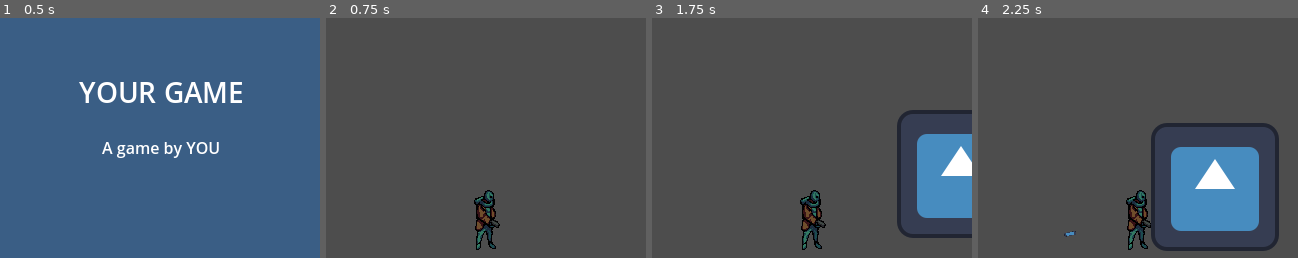
Above: before the commit, frames 1-4 (left to right).
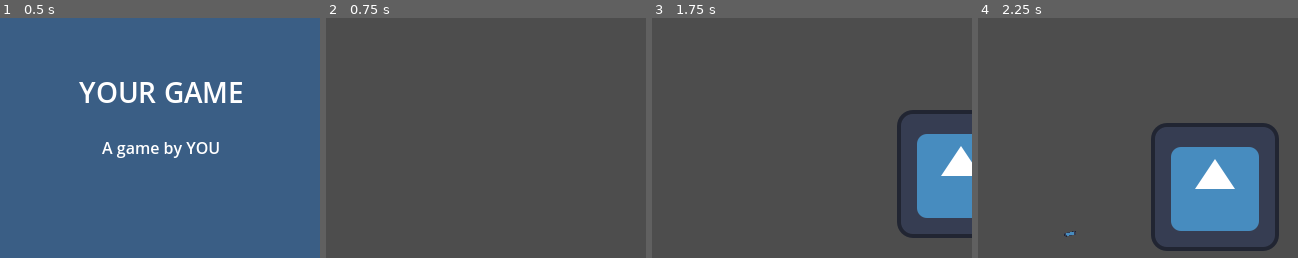
Above: after the commit, the same moments.

Repository: Maoaii/Descent-into-Survival
Game: Godot game, scene res://scenes/main_menu/main_menu.tscn
Two runs of this game, one before a commit and one after it. Both use one fixed random seed, a clock stepped at 60 frames per second and the inputs below. The engine's default icon, where the game draws it, is replaced by a stand-in: a white triangle on a blue panel in a dark square. Sound files missing from this copy of the repository are replaced by a short silence.
Inputs (mouse positions are % of the whole screen's width and height, from its top left):
- Up to frame 1 (0.5 s): no input
- Up to frame 2 (0.75 s): click "Start" at 0.5 s
- Up to frame 3 (1.75 s): tap Enter at 1.25 s; move the mouse to (72, 45) at 1.27 s; hold D (move_right) from 1.28 s (still down); tap W (move_up) at 1.35, 1.52 s
- Up to frame 4 (2.25 s): keep holding D (move_right); tap W (move_up) at 1.82 s; move the mouse to (30, 55) at 2.02 s; click (30, 55) at 2.1 s
The pictures show only the part of the screen within x 25-75%, y 8-58%; the shares and areas given below are measured in that part.

Frame 1 is identical in both runs. In frame 2, 1.2% of the frame differs, in the area x 46-55%, y 71-97%; in frame 3, 1.2%; in frame 4, 1.2%.
Error after the commit: Cannot call method 'play' on a null value. (res://scenes/players/player_top_down.gd:153)

Commit message:
new animations

Diff:
--- a/project.godot
+++ b/project.godot
@@ -16,6 +16,10 @@
 config/features=PackedStringArray("4.1", "Forward Plus")
 config/icon="res://assets/icon.png"
 
+[aseprite_importers]
+
+aseprite_executable_path="/Applications/Aseprite.app/Contents/MacOS/aseprite"
+
 [autoload]
 
 Dialogue="*res://scenes/autoloads/dialogue.tscn"
@@ -29,6 +33,10 @@
 window/size/viewport_height=480
 window/stretch/mode="viewport"
 window/stretch/aspect="expand"
+
+[editor_plugins]
+
+enabled=PackedStringArray("res://addons/nklbdev.aseprite_importers/plugin.cfg")
 
 [input]
 
--- a/scenes/gameplay/gameplay.tscn
+++ b/scenes/gameplay/gameplay.tscn
@@ -13,6 +13,8 @@
 
 [sub_resource type="RectangleShape2D" id="RectangleShape2D_tm8i1"]
 size = Vector2(128, 126)
+
+[sub_resource type="TileSet" id="TileSet_nao6e"]
 
 [node name="Gameplay" type="Node2D"]
 script = ExtResource("1_thqv1")
@@ -46,3 +48,8 @@
 metadata/_edit_use_anchors_ = true
 
 [node name="SelectSfx" parent="." instance=ExtResource("4_7kf0b")]
+bus = &"Sound"
+
+[node name="TileMap" type="TileMap" parent="."]
+tile_set = SubResource("TileSet_nao6e")
+format = 2
--- a/scenes/players/player_top_down.gd
+++ b/scenes/players/player_top_down.gd
@@ -36,7 +36,8 @@
 @onready var shoot_cooldown_timer: Timer = $ShootCooldown
 
 var _state: int = States.IDLE
-var current_dir: Vector2
+var current_dir: Vector2 = Vector2.DOWN
+var last_dir: Vector2 = Vector2.DOWN
 var nearest_actionable
 
 func _ready() -> void:
@@ -70,21 +71,21 @@
 
 
 func _physics_process(delta: float) -> void:
-	var direction := Input.get_vector("move_left", "move_right", "move_up", "move_down").normalized()
+	current_dir = Input.get_vector("move_left", "move_right", "move_up", "move_down").normalized()
 
-	if direction:
+	if current_dir:
 		_state = States.RUNNING
-		current_dir = direction
+		last_dir = current_dir
 	else:
 		_state = States.IDLE
 
 	if has_acceleration:
-		if direction.length() == 0.0:
+		if current_dir.length() == 0.0:
 			velocity = velocity.move_toward(Vector2.ZERO, deacceleration * delta * speed)
 		else:
-			velocity = velocity.move_toward(direction * speed, acceleration * delta * speed)
+			velocity = velocity.move_toward(current_dir * speed, acceleration * delta * speed)
 	else:
-		velocity = direction * speed
+		velocity = current_dir * speed
 
 	if not action_timer.is_stopped():
 		_state = States.INTERACTING
@@ -128,15 +129,28 @@
 		interactable_collider.rotation = PI/2
 
 func update_sprite() -> void:
+	print("Current dir: (" + str(current_dir.x) + ", " + str(current_dir.y) + ")")
+	print("Last dir: (" + str(last_dir.x) + ", " + str(last_dir.y) + ")")
 	if current_dir.x < 0: # Moving left
-		sprite.play("idle_left")
+		sprite.play("RunLeft")
 	elif current_dir.x > 0: # Moving right
-		sprite.play("idle_right")
+		sprite.play("RunRight")
+
 
 	if current_dir.y < 0: # Moving up
-		sprite.play("idle_back")
+		sprite.play("IdleBack")
 	elif current_dir.y > 0: # Moving down
-		sprite.play("idle_forward")
+		sprite.play("IdleFront")
+
+	if current_dir == Vector2.ZERO:
+		if last_dir.x < 0:
+			sprite.play("IdleLeft")
+		elif last_dir.x > 0:
+			sprite.play("IdleRight")
+		elif last_dir.y < 0:
+			sprite.play("IdleBack")
+		elif last_dir.y > 0:
+			sprite.play("IdleFront")
 
 func check_nearest_actionable() -> void:
 	var areas: Array[Area2D] = interactable_collider.get_overlapping_areas()
--- a/scenes/players/player_top_down.tscn
+++ b/scenes/players/player_top_down.tscn
@@ -1,46 +1,8 @@
-[gd_scene load_steps=10 format=3 uid="uid://m03vwsnrma2p"]
+[gd_scene load_steps=6 format=3 uid="uid://m03vwsnrma2p"]
 
 [ext_resource type="Script" path="res://scenes/players/player_top_down.gd" id="1_2l78q"]
 [ext_resource type="PackedScene" uid="uid://b8e5emsk0645y" path="res://scenes/pistol/bullet.tscn" id="2_6p7p2"]
-[ext_resource type="Texture2D" uid="uid://cefu07b2diteg" path="res://assets/player/protag back idle.png" id="2_772jl"]
-[ext_resource type="Texture2D" uid="uid://47u0ee4512bd" path="res://assets/player/protag forward idle.png" id="2_ft6ix"]
-[ext_resource type="Texture2D" uid="uid://jmoay6ux0h4u" path="res://assets/player/protag left idle.png" id="4_byvwo"]
-[ext_resource type="Texture2D" uid="uid://cbi1tyep31pxn" path="res://assets/player/protag right idle.png" id="5_rouou"]
-
-[sub_resource type="SpriteFrames" id="SpriteFrames_dtuvp"]
-animations = [{
-"frames": [{
-"duration": 1.0,
-"texture": ExtResource("2_772jl")
-}],
-"loop": true,
-"name": &"idle_back",
-"speed": 5.0
-}, {
-"frames": [{
-"duration": 1.0,
-"texture": ExtResource("2_ft6ix")
-}],
-"loop": true,
-"name": &"idle_forward",
-"speed": 5.0
-}, {
-"frames": [{
-"duration": 1.0,
-"texture": ExtResource("4_byvwo")
-}],
-"loop": true,
-"name": &"idle_left",
-"speed": 5.0
-}, {
-"frames": [{
-"duration": 1.0,
-"texture": ExtResource("5_rouou")
-}],
-"loop": true,
-"name": &"idle_right",
-"speed": 5.0
-}]
+[ext_resource type="PackedScene" uid="uid://niepur7b0l2i" path="res://assets/player/protag.aseprite" id="3_elxt2"]
 
 [sub_resource type="RectangleShape2D" id="RectangleShape2D_ffix3"]
 size = Vector2(24, 54)
@@ -62,9 +24,9 @@
 shoot_cooldown = 0.3
 action_time = 2
 
-[node name="AnimatedSprite2D" type="AnimatedSprite2D" parent="."]
-sprite_frames = SubResource("SpriteFrames_dtuvp")
-animation = &"idle_right"
+[node name="AnimatedSprite2D" parent="." instance=ExtResource("3_elxt2")]
+animation = &"IdleFront"
+frame_progress = 0.787673
 
 [node name="CollisionShape2D" type="CollisionShape2D" parent="."]
 shape = SubResource("RectangleShape2D_ffix3")
Not shown, added: addons/nklbdev.aseprite_importers/aseprite_image_format_loader_extension.gd
Not shown, added: addons/nklbdev.aseprite_importers/common.gd
Not shown, added: addons/nklbdev.aseprite_importers/editor_import_plugins/_animation_importer_base.gd
Not shown, added: addons/nklbdev.aseprite_importers/editor_import_plugins/_importer_base.gd
Not shown, added: addons/nklbdev.aseprite_importers/editor_import_plugins/animated_sprite_2d.gd
Not shown, added: addons/nklbdev.aseprite_importers/editor_import_plugins/animated_sprite_3d.gd
Not shown, added: addons/nklbdev.aseprite_importers/editor_import_plugins/sprite_2d.gd
Not shown, added: addons/nklbdev.aseprite_importers/editor_import_plugins/sprite_3d.gd
Not shown, added: addons/nklbdev.aseprite_importers/editor_import_plugins/sprite_frames.gd
Not shown, added: addons/nklbdev.aseprite_importers/editor_import_plugins/texture_rect.gd
Not shown, added: addons/nklbdev.aseprite_importers/editor_plugin.gd
Binary file added: addons/nklbdev.aseprite_importers/icon.png
(and 3 more such lines)
